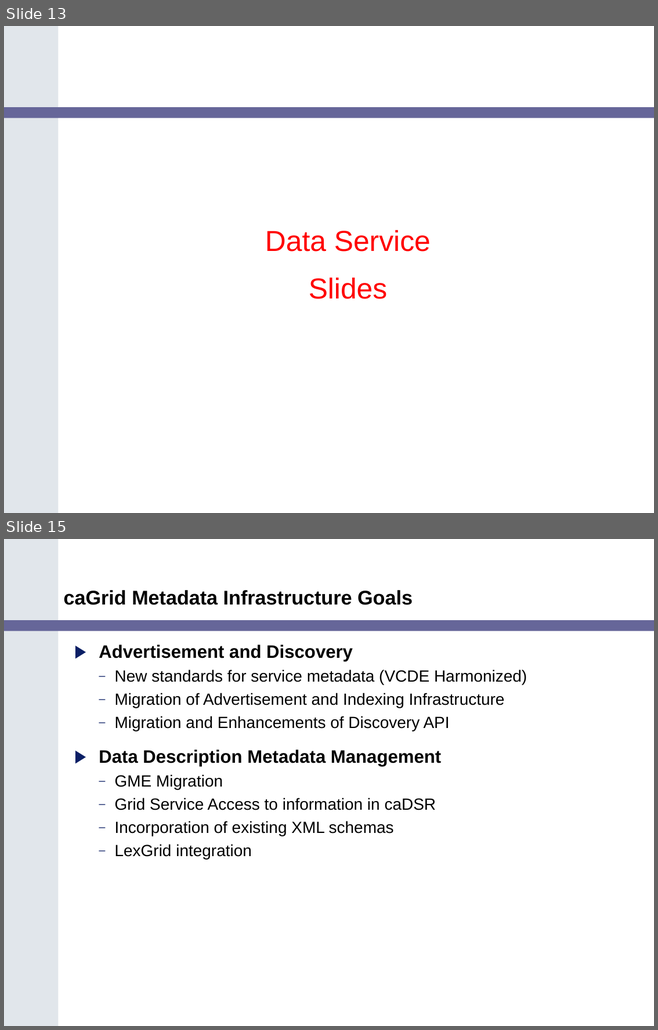
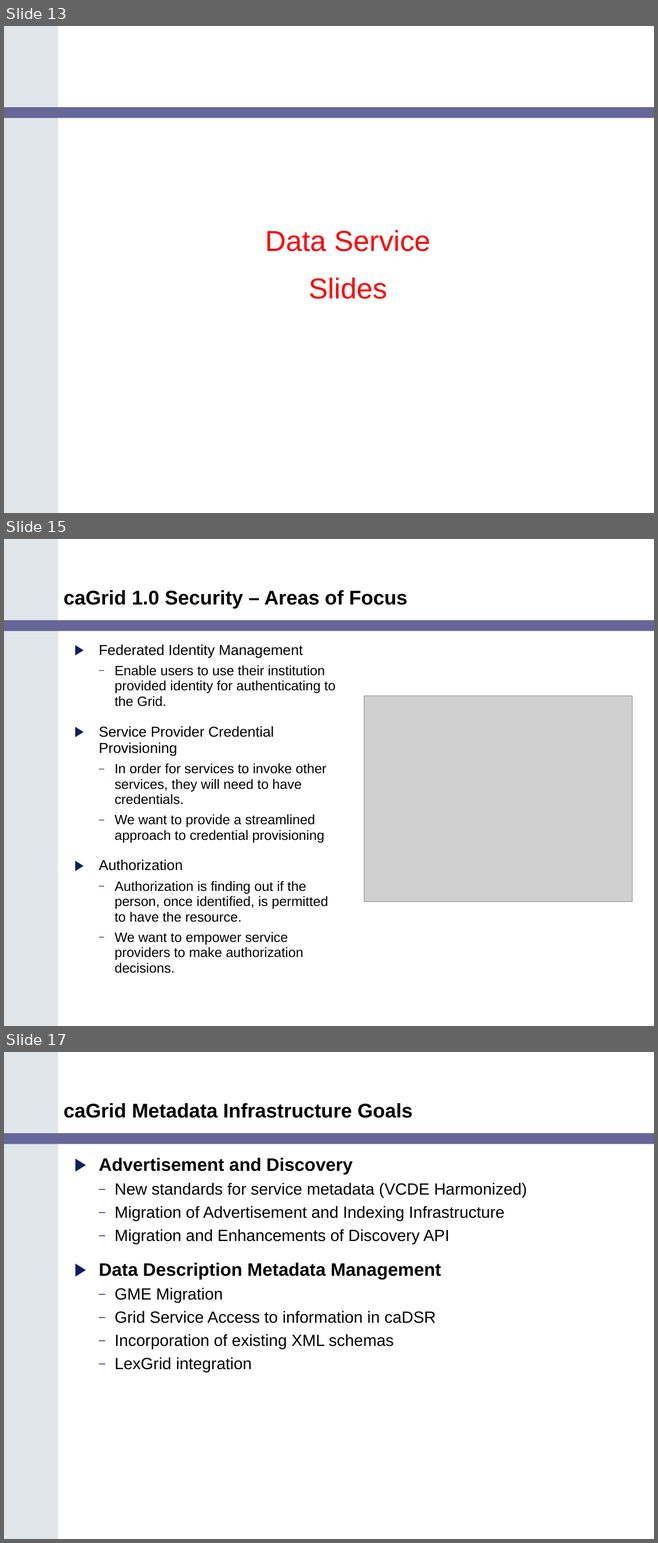
Before and after one commit to NCIP/cagrid-portal, a slide deck: cagrid-1-0/Documentation/presentations/200602_VCDE_ARCH/caGrid_Update_Arch_VCDE_Feb1.ppt. Shown one above the other, each under a label of ours: slides 13 and 15 before the commit, slides 13, 15 and 17 after it; the slides between them are not shown. The pictures are 658x1030 and 658x1543 pixels, drawn with LibreOffice and Linux fonts; fonts in the diff are those of the drawing; grey boxes stand for pictures; background and template pictures are left out. Boxes give left, top, right and bottom in pixels: in the first picture for what was removed or moved away, otherwise in the second. Text is boxed around its words. In the diff, an @@ line names an element or a change of style, - is before the commit and + after.

```diff
--- a/cagrid-1-0/Documentation/presentations/200602_VCDE_ARCH/caGrid_Update_Arch_VCDE_Feb1.ppt
+++ b/cagrid-1-0/Documentation/presentations/200602_VCDE_ARCH/caGrid_Update_Arch_VCDE_Feb1.ppt
@@ slide 15 added at [4, 539, 654, 1026], background #FFFFFF; not listed: 2 template elements that a slide beside it also shows @@
@@ title added at [64, 590, 408, 609], 22 pt, text #000000, bold @@
+caGrid 1.0 Security – Areas of Focus
@@ text added at [99, 645, 335, 973], 15 pt, text #000000 @@
+▶ Federated Identity Management
+  – Enable users to use their institution provided identity for authenticating to the Grid.
+▶ Service Provider Credential Provisioning
+  – In order for services to invoke other services, they will need to have credentials.
+  – We want to provide a streamlined approach to credential provisioning
+▶ Authorization
+  – Authorization is finding out if the person, once identified, is permitted to have the resource.
+  – We want to empower service providers to make authorization decisions.
@@ picture added at [364, 696, 632, 902] @@
@@ what was slide 15 is now slide 17 @@
```
Also in this commit, not shown: 2 other slides added, 1 slide removed, 1 other file.
